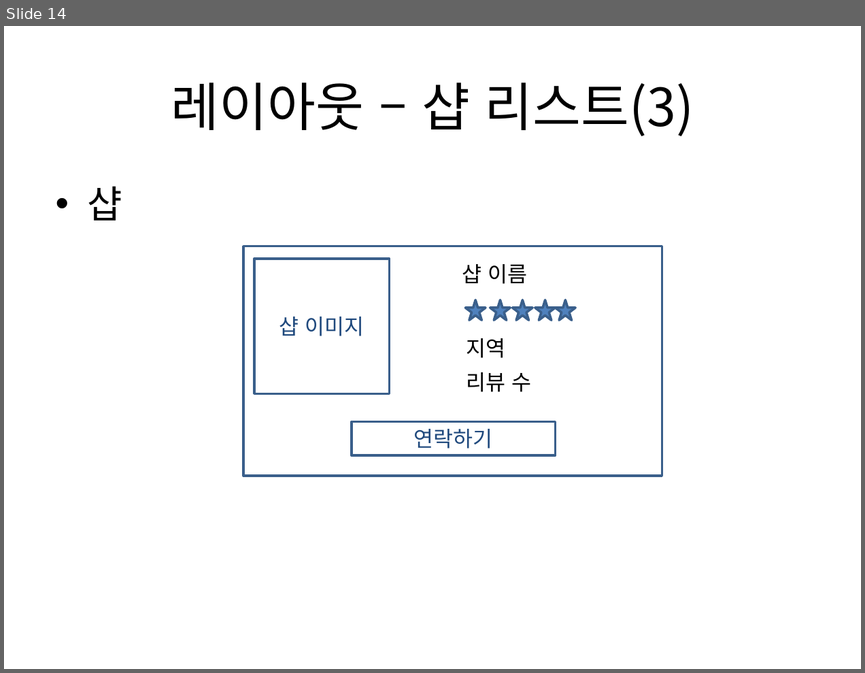
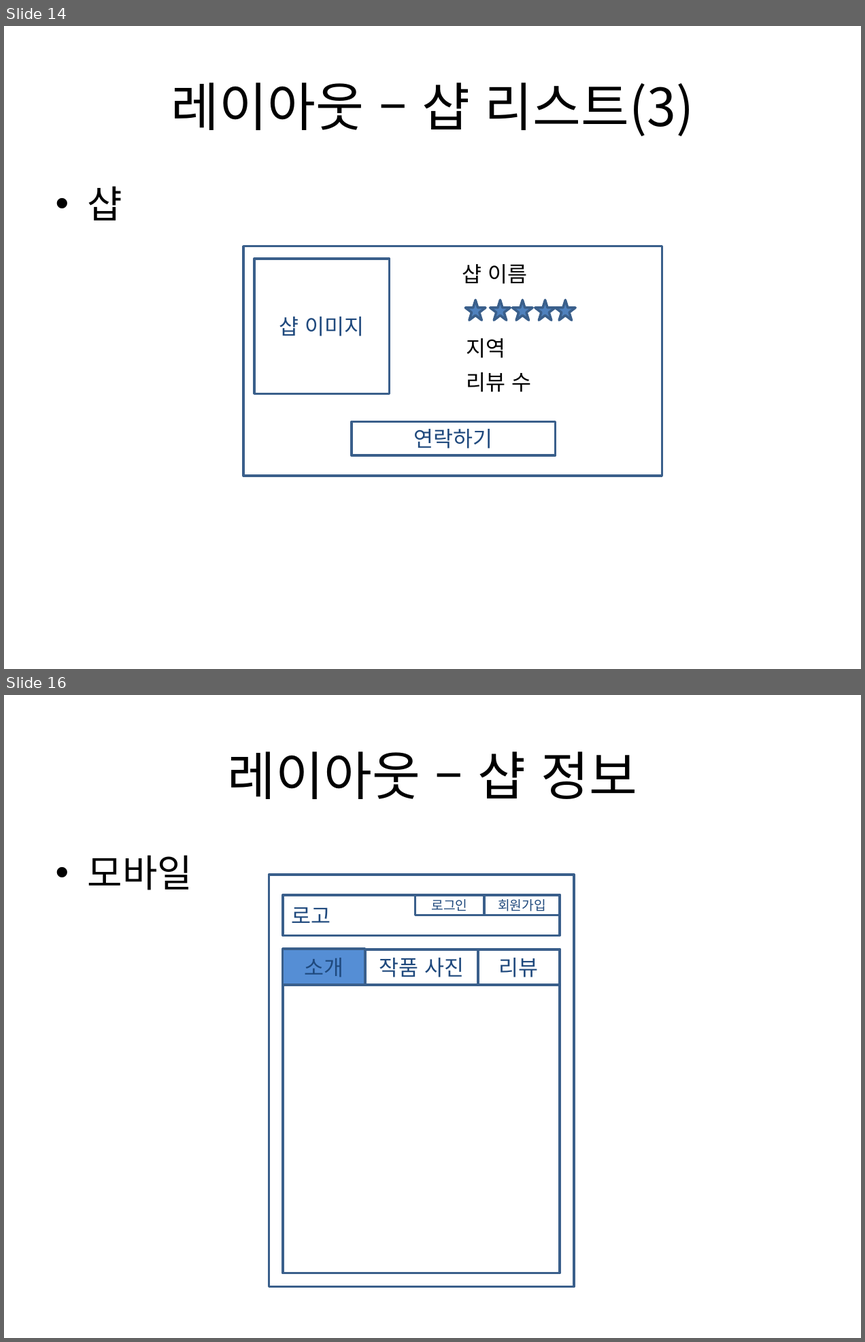
Before and after one commit to kurodari/ttm, a slide deck: docs/ttm 기획서 pt.pptx. Shown one above the other, each under a label of ours: slide 14 before the commit, slides 14 and 16 after it; the slides between them are not shown. The pictures are 865x673 and 865x1342 pixels, drawn with LibreOffice and Linux fonts; fonts in the diff are those of the drawing. Boxes give left, top, right and bottom in pixels: in the first picture for what was removed or moved away, otherwise in the second. Text is boxed around its words. In the diff, an @@ line names an element or a change of style, - is before the commit and + after.

Commit message:
샵 정보 레이아웃 추가

```diff
--- a/docs/ttm 기획서 pt.pptx
+++ b/docs/ttm 기획서 pt.pptx
@@ slide 16 added at <box>4,695,861,1338</box>, background #FFFFFF @@
@@ title added at <box>228,751,637,799</box>, 44 pt, text #000000 @@
+레이아웃 – 샵 정보
@@ text added at <box>88,855,193,890</box>, 32 pt, text #000000 @@
+• 모바일
@@ rectangle added at <box>269,875,574,1286</box>, outline #3A5F8C 2 pt @@
@@ rectangle added at <box>283,895,559,935</box>, outline #3A5F8C 2 pt, 18 pt, text #1F497D @@
+로고
@@ rectangle added at <box>415,895,484,915</box>, outline #3A5F8C 2 pt, 11 pt, text #1F497D @@
+로그인
@@ rectangle added at <box>484,895,559,915</box>, outline #3A5F8C 2 pt, 11 pt, text #1F497D @@
+회원가입
@@ rectangle added at <box>283,949,559,1272</box>, outline #3A5F8C 2 pt @@
@@ rectangle added at <box>283,949,364,985</box>, fill #558ED5, outline #3A5F8C 2 pt, 18 pt, text #1F497D @@
+소개
@@ rectangle added at <box>364,949,478,985</box>, outline #3A5F8C 2 pt, 18 pt, text #1F497D @@
+작품 사진
@@ rectangle added at <box>478,949,560,985</box>, outline #3A5F8C 2 pt, 18 pt, text #1F497D @@
+리뷰
```
Also in this commit, not shown: 1 other slide added.
